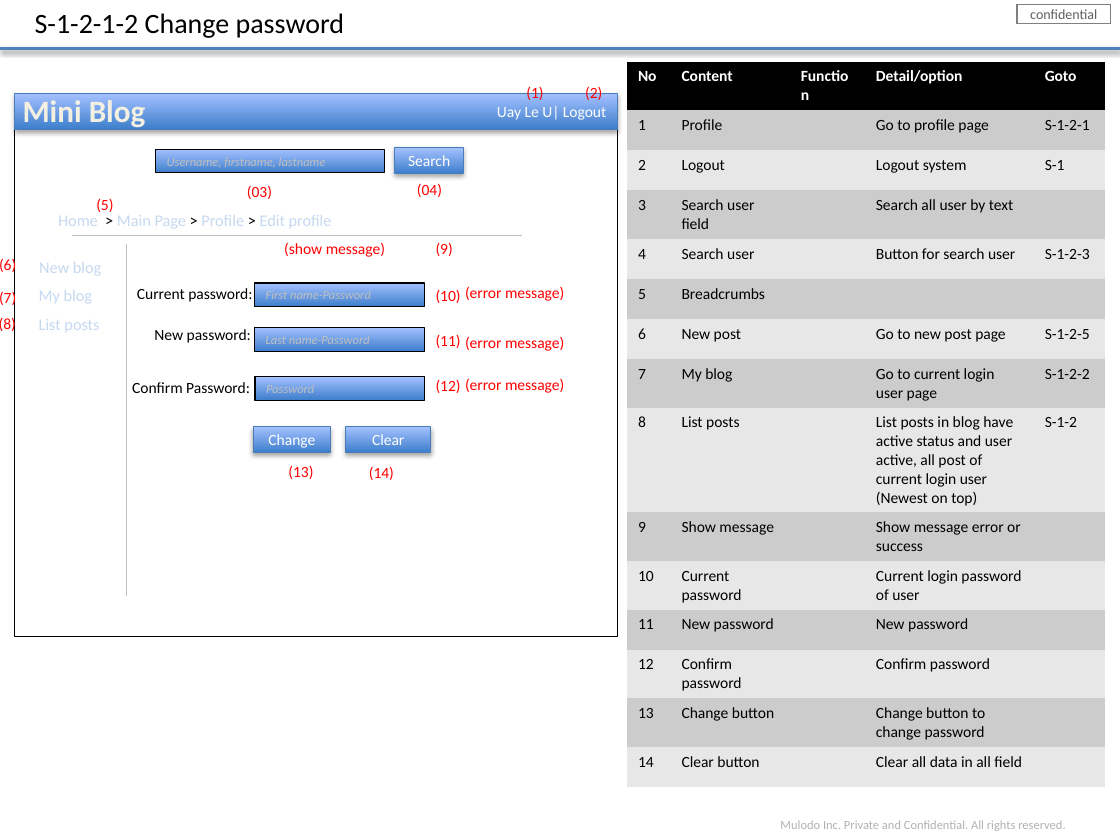
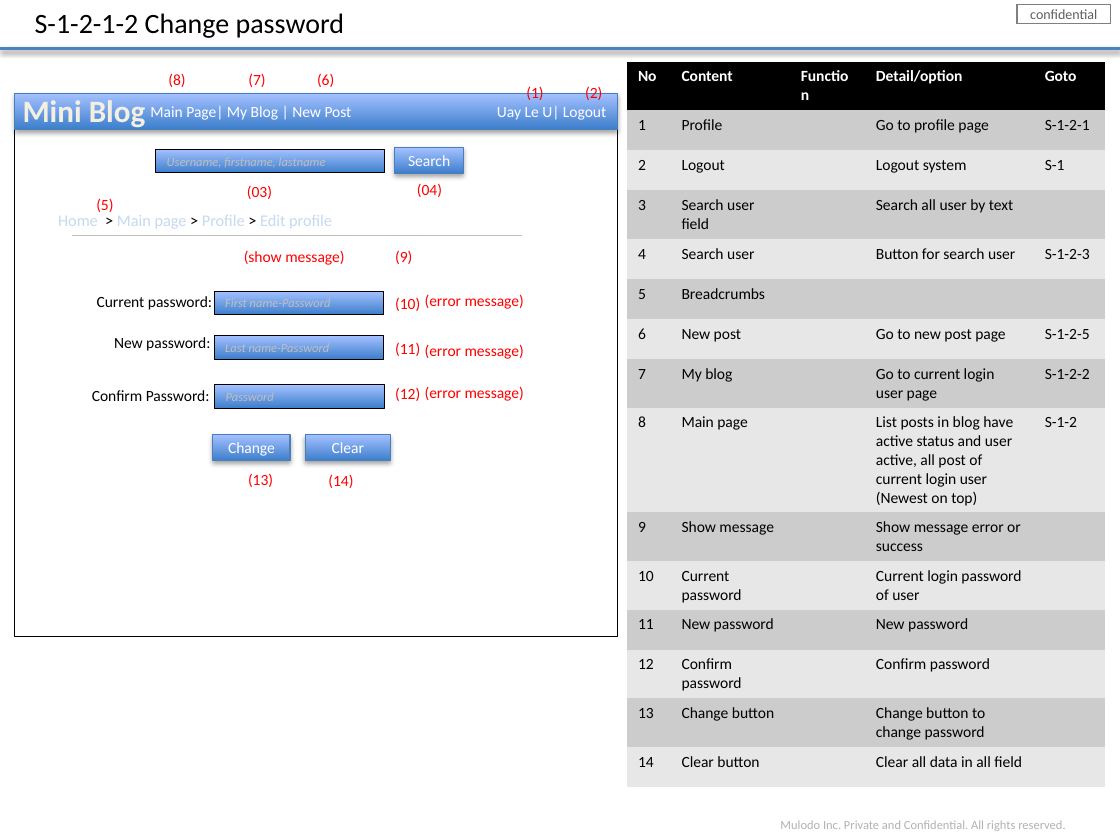
Before and after one commit to Mulodo-Java-Training/miniblog-le.uay, a slide deck: slide 8 of doc/frontend/wireframe/TRN-MiniBlog_WireframeDesign_UayLe.pptx. Drawn at 1120x840 pixels with LibreOffice and Linux fonts; fonts in the diff are those of the drawing; background and template pictures are left out. Boxes give left, top, right and bottom in pixels: in the first picture for what was removed or moved away, otherwise in the second. Text is boxed around its words. In the diff, an @@ line names an element or a change of style, - is before the commit and + after.

```diff
--- a/doc/frontend/wireframe/TRN-MiniBlog_WireframeDesign_UayLe.pptx
+++ b/doc/frontend/wireframe/TRN-MiniBlog_WireframeDesign_UayLe.pptx
@@ text "(8)" rewrapped from bbox=[0, 315, 16, 333] to bbox=[168, 73, 185, 87] @@
@@ text "(7)" rewrapped from bbox=[0, 290, 16, 308] to bbox=[248, 73, 265, 87] @@
@@ text "(6)" rewrapped from bbox=[0, 257, 16, 275] to bbox=[317, 74, 334, 87] @@
@@ table at bbox=[627, 62, 1107, 786] @@
-row 9, column 2: List posts
+row 9, column 2: Main page
@@ text in rectangle at bbox=[150, 106, 352, 122]: text changed @@
-Uay Le U| Logout
+Main Page| My Blog | New Post Uay Le U| Logout
@@ text at bbox=[58, 215, 332, 229]: text changed @@
-Home > Main Page > Profile > Edit profile
+Home > Main page > Profile > Edit profile
@@ text removed at bbox=[39, 262, 101, 276] @@
-New blog
@@ line removed from (125, 244) to (125, 596) @@
@@ text removed at bbox=[39, 290, 93, 304] @@
-My blog
@@ text removed at bbox=[39, 319, 99, 332] @@
-List posts
@@ 12 texts, 5 rectangles: place and size @@
-12 texts, 5 rectangles at bbox=[132, 242, 564, 480]
+12 texts, 5 rectangles at bbox=[92, 251, 524, 488]
@@ text "(error message)": place and size @@
-text "(error message)" at bbox=[465, 379, 564, 393]
+text "(error message)" at bbox=[425, 386, 524, 401]
```
Also in this commit, not shown: 6 other slides changed, 4 slides added.
